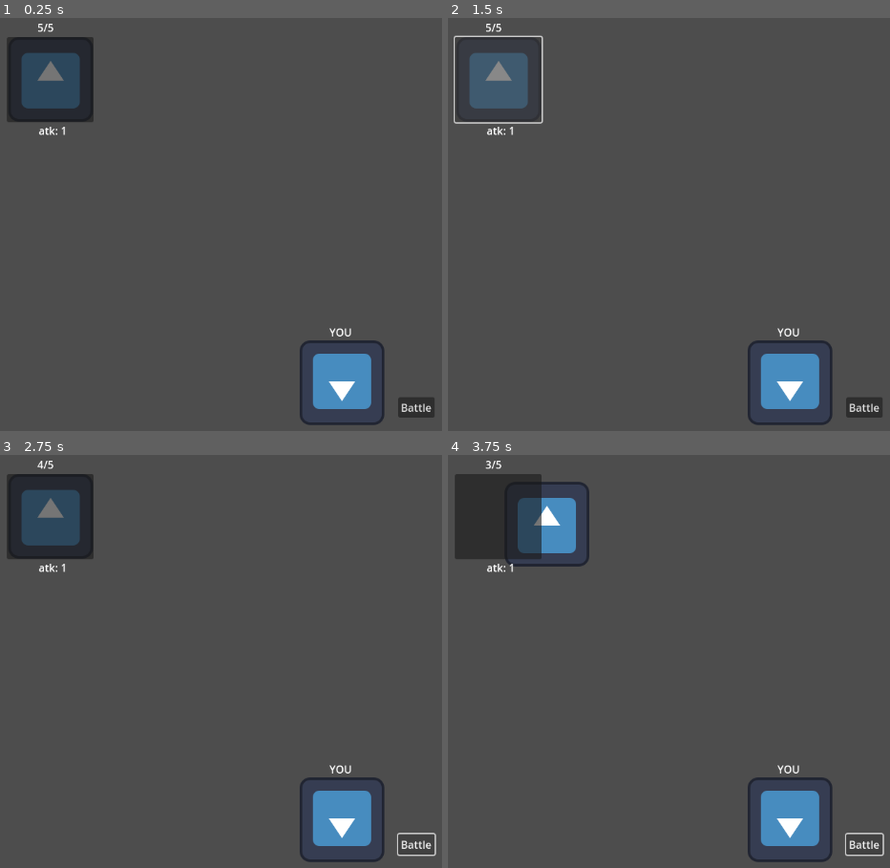
Above: before the commit, frames 1-4 (two rows, left to right).
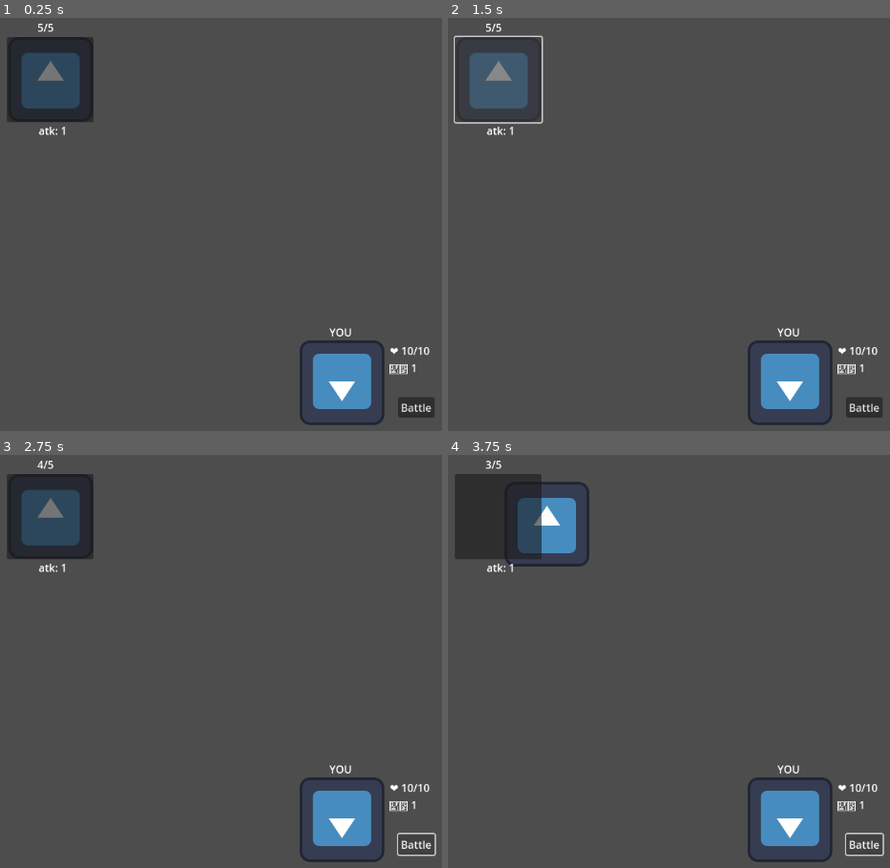
Above: after the commit, the same moments.

Repository: alex-mike-mark-again/godot-combat
Game: Godot game, scene res://main.tscn
Same seed, same stepped clock (60 frames per second), same inputs: the game is played once before the commit and once after it. The engine's default icon, where the game draws it, is replaced by a stand-in: a white triangle on a blue panel in a dark square.
Inputs (mouse positions are in pixels of both pictures, inside the frame that each line leads up to):
- Up to frame 1 (0.25 s): no input
- Up to frame 2 (1.5 s): click "Battle" at 0.5 s; click (496, 79) at 1.25 s
- Up to frame 3 (2.75 s): click "Battle" at 2 s
- Up to frame 4 (3.75 s): click (496, 516) at 2.75 s; click "Battle" at 3.5 s

The runs differ from the first frame. In frame 1, 0.2% of the frame differs, in the area x 88-98%, y 79-87%; in frame 2, 0.2%; in frame 3, 0.2%; in frame 4, 0.2%.

Commit message:
Add display to PC. Remove PC script from main scene. what the heck was that doing there?

Diff:
--- a/main.tscn
+++ b/main.tscn
@@ -1,11 +1,9 @@
-[gd_scene load_steps=4 format=3 uid="uid://n6rnysidrtdr"]
+[gd_scene load_steps=3 format=3 uid="uid://n6rnysidrtdr"]
 
-[ext_resource type="Script" path="res://player.gd" id="1_8hcl3"]
 [ext_resource type="PackedScene" uid="uid://d4fksgdv4turk" path="res://player.tscn" id="2_ie8iv"]
 [ext_resource type="Script" path="res://battle_manager.gd" id="4_qqxit"]
 
 [node name="Main" type="Node2D"]
-script = ExtResource("1_8hcl3")
 
 [node name="BattleManager" type="Node" parent="."]
 script = ExtResource("4_qqxit")
@@ -21,3 +19,5 @@
 text = "Battle"
 
 [connection signal="pressed" from="BattleManager/GoButton" to="BattleManager" method="_on_go_button_pressed"]
+
+[editable path="BattleManager/Player"]
--- a/player.gd
+++ b/player.gd
@@ -1,6 +1,17 @@
 extends Battler
 
 var def
+@export var stats: Label
 
 func _ready():
 	def = 1
+	hp = mhp # i don't wanna be calling this everytime!!!
+	# how do we get this to set properly in Battler?
+
+	_updateDisplays()
+
+func deal_damage(damage: int):
+	hp = max(hp-damage,0)
+
+func _updateDisplays():
+	stats.text = "❤️ "+str(hp)+"/"+str(mhp)+"\n🗡️ "+str(atk)
--- a/player.tscn
+++ b/player.tscn
@@ -3,17 +3,24 @@
 [ext_resource type="Script" path="res://player.gd" id="1_c8ry4"]
 [ext_resource type="Texture2D" uid="uid://djvdh44acre7u" path="res://icon.svg" id="2_aqhr8"]
 
-[node name="Player" type="Node2D"]
+[node name="Player" type="Node2D" node_paths=PackedStringArray("stats")]
 script = ExtResource("1_c8ry4")
+stats = NodePath("Stats")
 mhp = 10
 
 [node name="Sprite2D" type="Sprite2D" parent="."]
 rotation = 3.14159
 texture = ExtResource("2_aqhr8")
 
-[node name="Label" type="Label" parent="."]
+[node name="Name Label" type="Label" parent="."]
 offset_left = -19.0
 offset_top = -88.0
 offset_right = 21.0
 offset_bottom = -65.0
 text = "YOU"
+
+[node name="Stats" type="Label" parent="."]
+offset_left = 72.0
+offset_top = -60.0
+offset_right = 112.0
+offset_bottom = -37.0
